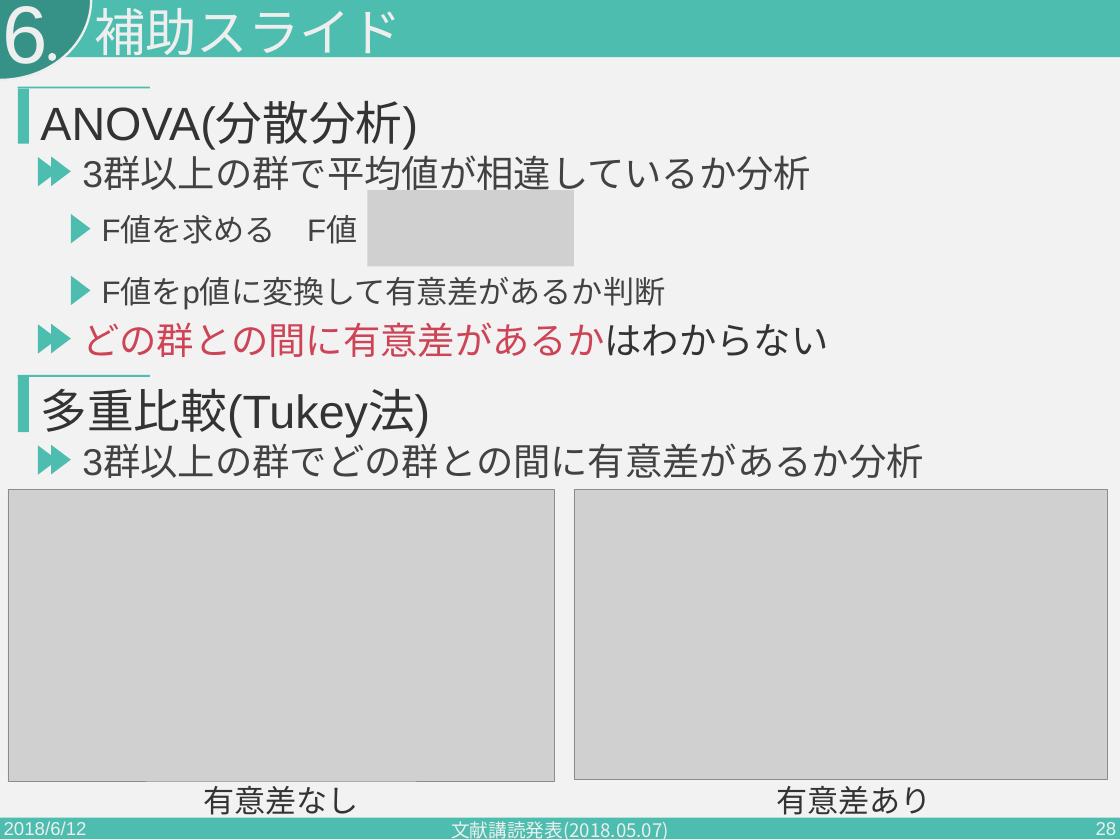
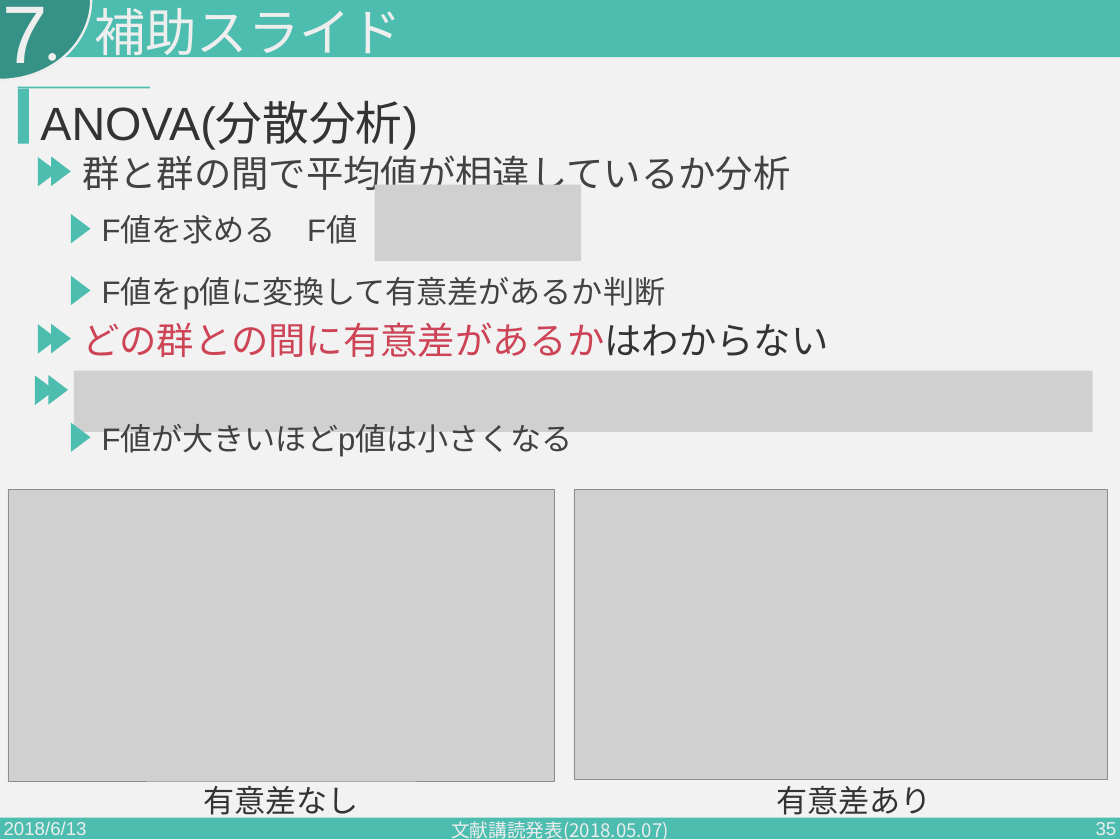
Before and after one commit to PajamaDrive/presentation, a slide deck: slide 35 of presentation_2nd.pptx (slide 28 before the commit). Drawn at 1120x840 pixels with LibreOffice and Linux fonts; fonts in the diff are those of the drawing; grey boxes stand for pictures. Boxes give left, top, right and bottom in pixels: in the first picture for what was removed or moved away, otherwise in the second. Text is boxed around its words. In the diff, an @@ line names an element or a change of style, - is before the commit and + after.

```diff
--- a/presentation_2nd.pptx
+++ b/presentation_2nd.pptx
@@ text at [2, 7, 47, 78]: text changed @@
-6
+7
@@ text at [82, 149, 790, 190]: text changed @@
-3群以上の群で平均値が相違しているか分析
+群と群の間で平均値が相違しているか分析
@@ picture: place and size @@
-picture at [367, 190, 574, 267]
+picture at [375, 185, 581, 261]
@@ rectangle removed at [18, 377, 29, 432] @@
@@ rectangle removed at [18, 375, 150, 377] @@
@@ triangle: place and size @@
-triangle at [38, 445, 58, 475]
+triangle at [35, 375, 55, 405]
@@ text removed at [40, 388, 430, 438] @@
-多重比較(Tukey法)
@@ triangle added at [49, 375, 68, 405], fill #4DBDB0 @@
@@ picture added at [74, 371, 1093, 432] @@
@@ triangle: place and size @@
-triangle at [52, 445, 71, 474]
+triangle at [71, 422, 91, 452]
@@ text removed at [82, 446, 924, 478] @@
-3群以上の群でどの群との間に有意差があるか分析
@@ text added at [102, 425, 573, 456], 40 pt, text #424242 @@
+F値が大きいほどp値は小さくなる
@@ text at [4, 821, 87, 840]: text changed @@
-2018/6/12
+2018/6/13
@@ page number at [1096, 822, 1117, 835]: text changed @@
-28
+35
```
Also in this commit, not shown: 32 other slides changed, 15 slides added.
